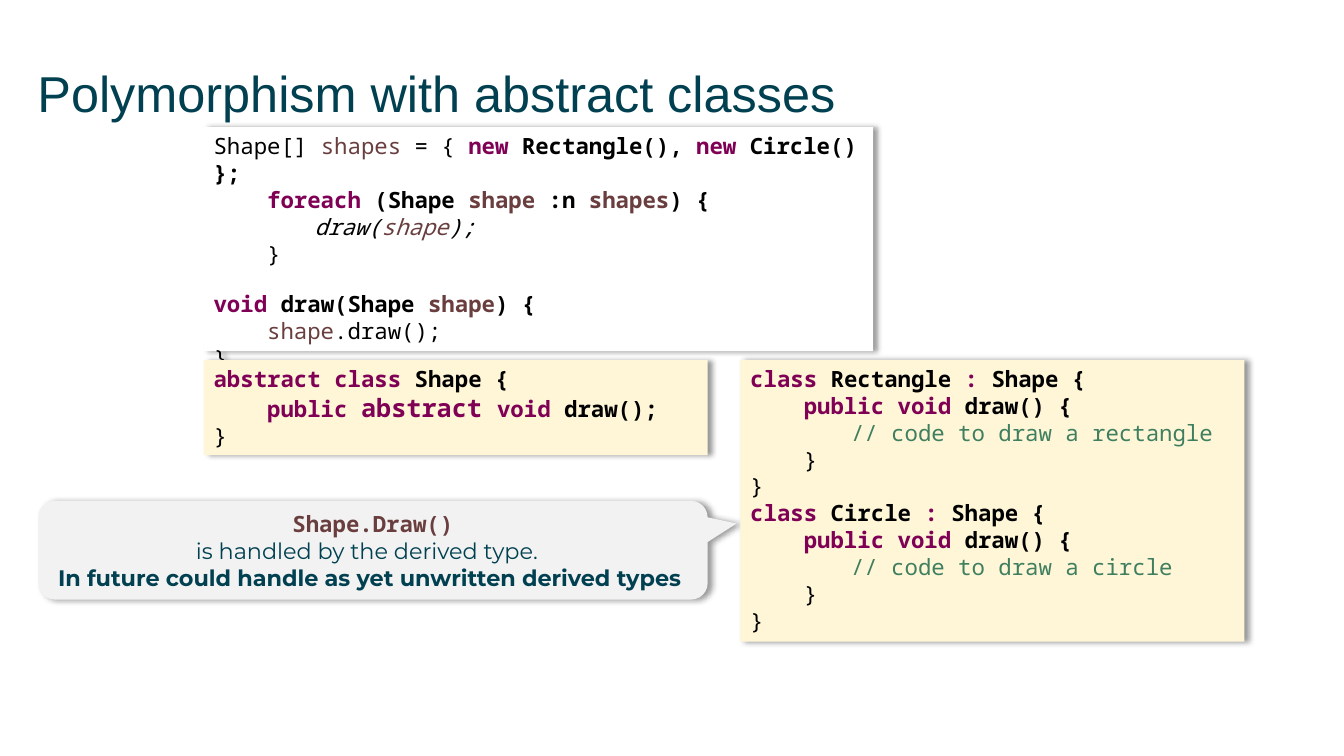
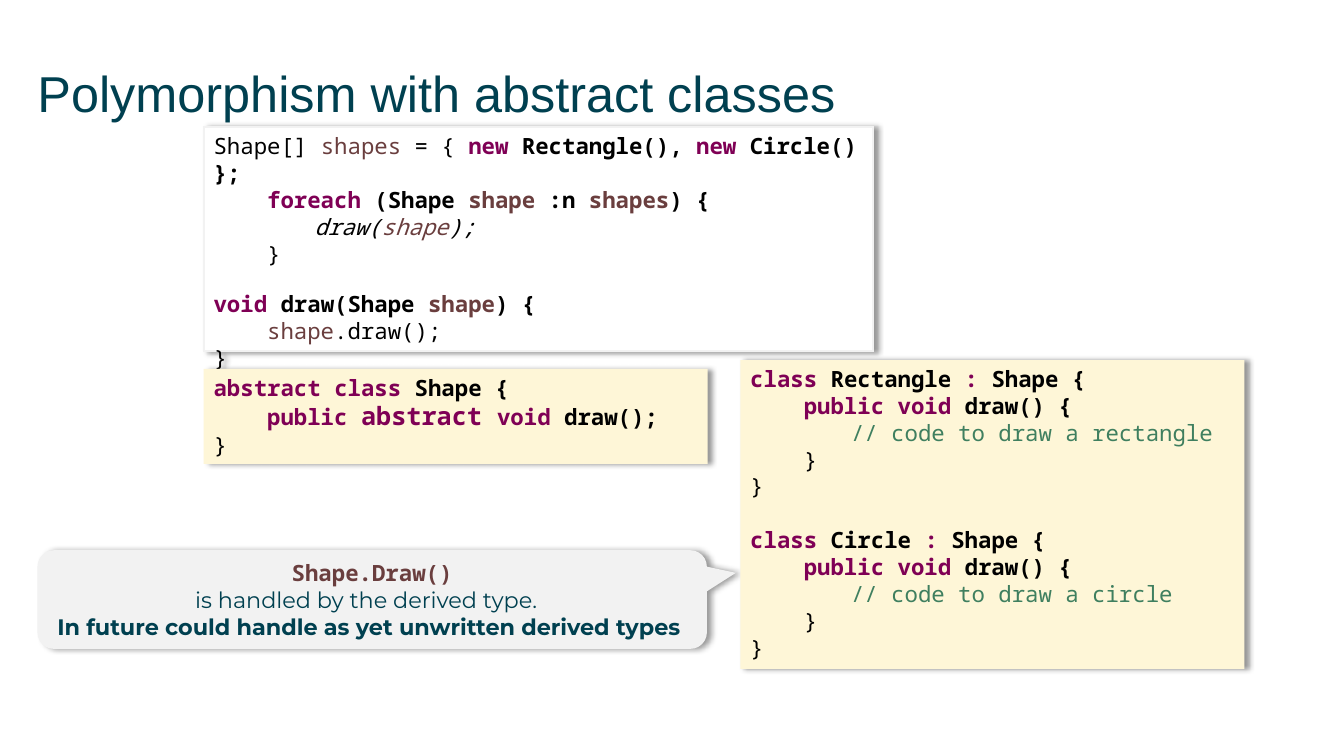
Before and after one commit to mikebaradaran/csharp, a slide deck: slide 7 of 09-Abstract classes.pptx. Drawn at 1344x756 pixels with LibreOffice and Linux fonts; fonts in the diff are those of the drawing. Boxes give left, top, right and bottom in pixels: in the first picture for what was removed or moved away, otherwise in the second. Text is boxed around its words. In the diff, an @@ line names an element or a change of style, - is before the commit and + after.

```diff
--- a/09-Abstract classes.pptx
+++ b/09-Abstract classes.pptx
@@ rectangle "Shape[] shapes = { new ..." at box(204, 127, 873, 351): outline none to #F2F2F2 1.5 pt @@
@@ rectangle "abstract class Shape {": place and size @@
-rectangle "abstract class Shape {" at box(204, 360, 708, 455)
+rectangle "abstract class Shape {" at box(204, 369, 708, 464)
@@ rectangle "class Rectangle : Shape {": place and size @@
-rectangle "class Rectangle : Shape {" at box(740, 360, 1244, 641)
+rectangle "class Rectangle : Shape {" at box(740, 360, 1244, 668)
@@ rounded speech box "Shape.Draw() is handled by the ...": place and size @@
-rounded speech box "Shape.Draw() is handled by the ..." at box(38, 501, 708, 600)
+rounded speech box "Shape.Draw() is handled by the ..." at box(37, 551, 707, 649)
```
Also in this commit, not shown: 2 other files.
